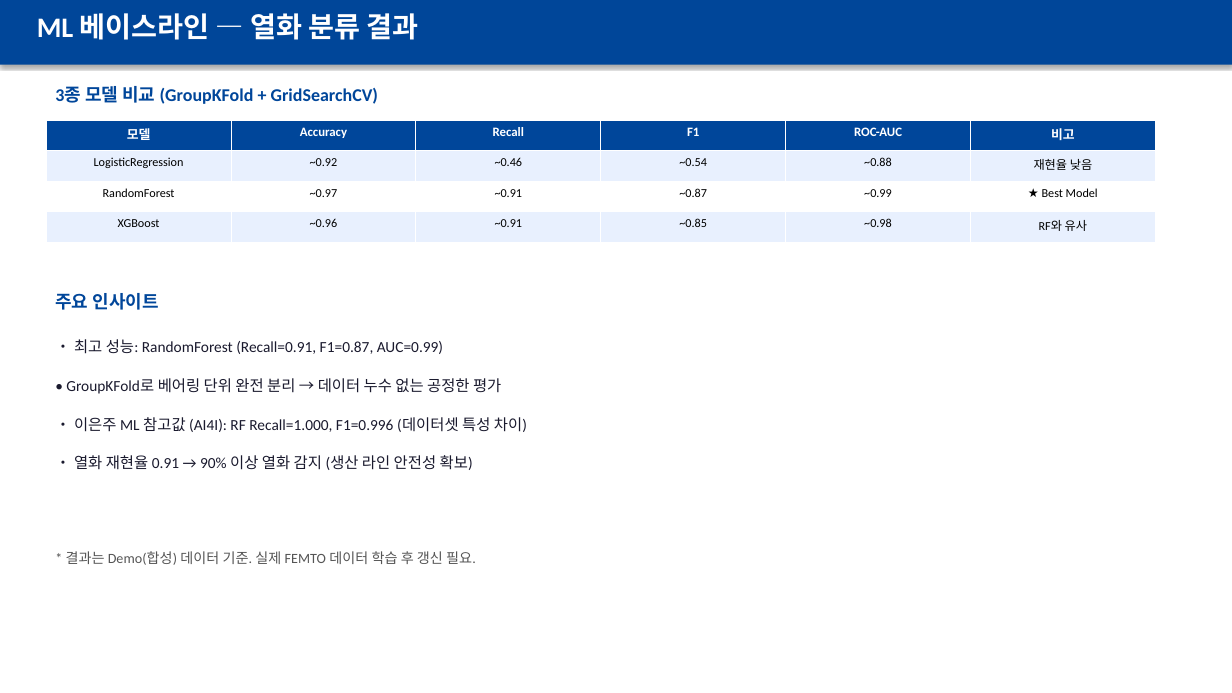
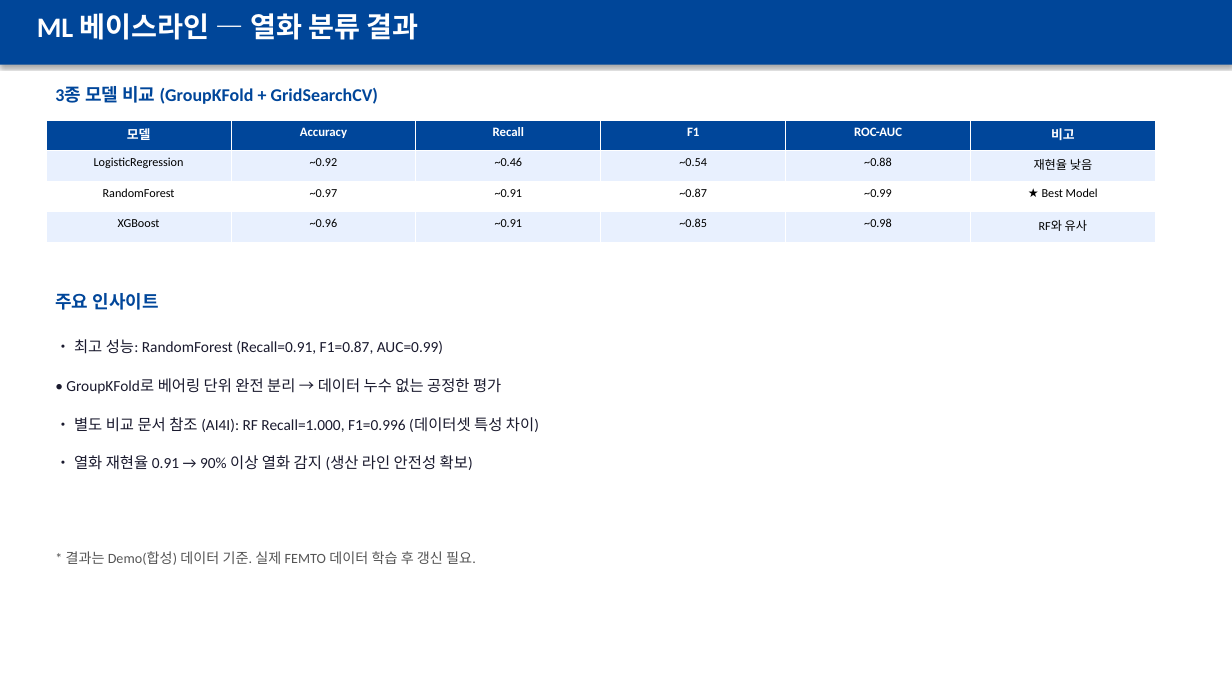
Before and after one commit to vapsnamheo-dev/AISOURCE, a slide deck: slide 4 of Homework/DL_FactoryAutomation/산출물/발표용_FEMTO_RUL_20260624.pptx. Drawn at 1232x693 pixels with LibreOffice and Linux fonts; fonts in the diff are those of the drawing. Boxes give left, top, right and bottom in pixels: in the first picture for what was removed or moved away, otherwise in the second. Text is boxed around its words. In the diff, an @@ line names an element or a change of style, - is before the commit and + after.

Commit message:
docs: 산출물 Word/PPT 파일 최신화 — GRU+BN+LN 결과 반영
- LSTM 934.0 -> GRU+BN+LN 810.4, MAE 767.1 -> 665.6 수정
- 개선률 2.15% -> 16.75% 전체 수정
- 이은주 직접 비교 표현 제거 (별도 파일로 분리)
- 대상: 발표용/상세보고서/임원완료보고/시연가이드 (docx x6, pptx x1)

```diff
--- a/Homework/DL_FactoryAutomation/산출물/발표용_FEMTO_RUL_20260624.pptx
+++ b/Homework/DL_FactoryAutomation/산출물/발표용_FEMTO_RUL_20260624.pptx
@@ text at bbox=[74, 417, 539, 432]: text changed @@
-• 이은주 ML 참고값 (AI4I): RF Recall=1.000, F1=0.996 (데이터셋 특성 차이)
+• 별도 비교 문서 참조 (AI4I): RF Recall=1.000, F1=0.996 (데이터셋 특성 차이)
```
Also in this commit, not shown: 1 other slide changed, 6 other files.
